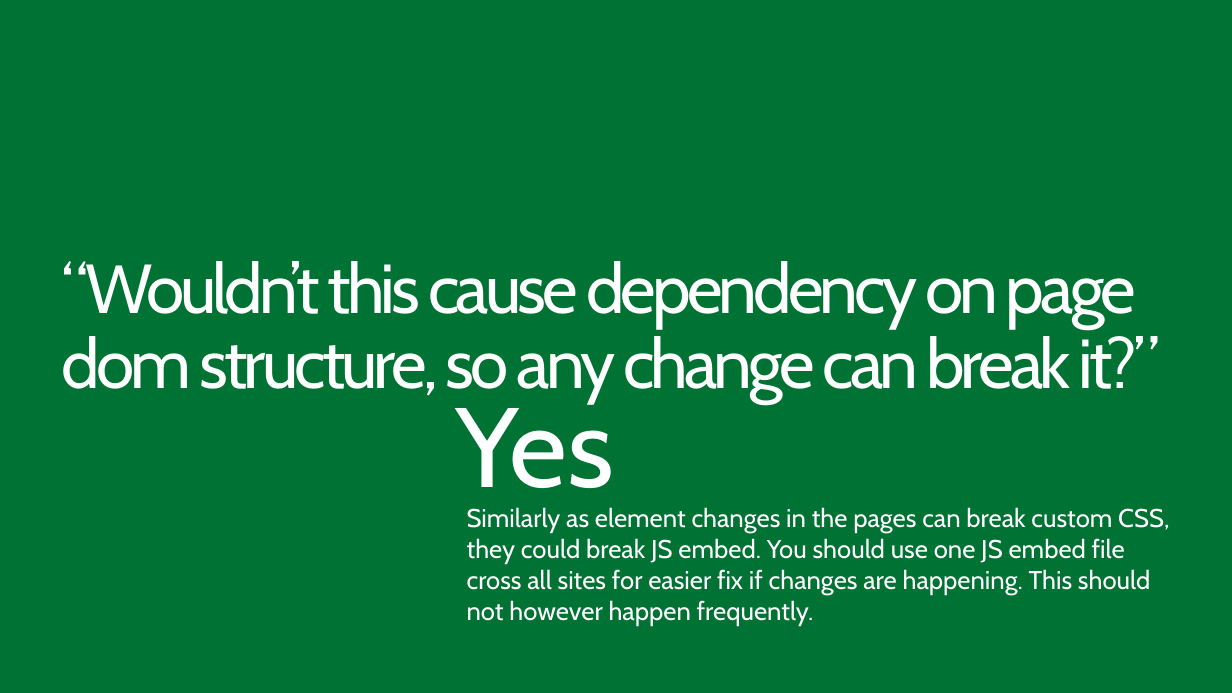
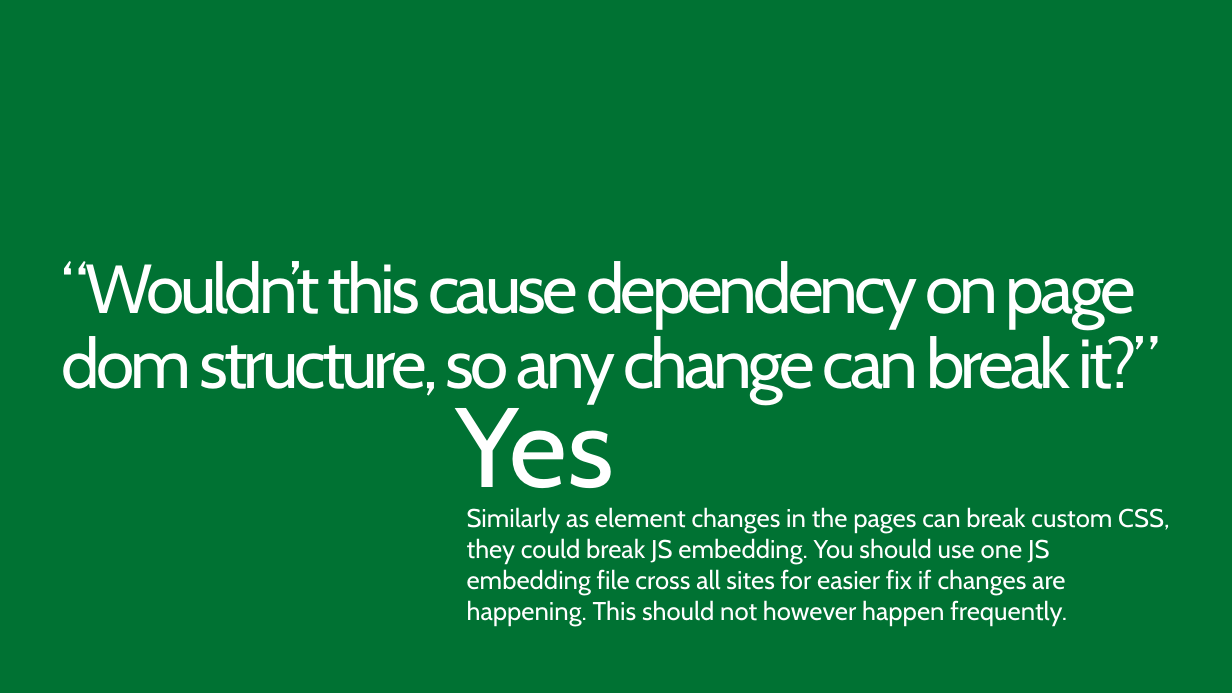
Before and after one commit to fabbbiob/TrainingContent, a slide deck: slide 15 of O3658/02 Managing site settings using app model/2_SiteManagement.pptx. Drawn at 1232x693 pixels with LibreOffice and Linux fonts; fonts in the diff are those of the drawing; background and template pictures are left out. Boxes give left, top, right and bottom in pixels: in the first picture for what was removed or moved away, otherwise in the second. Text is boxed around its words. In the diff, an @@ line names an element or a change of style, - is before the commit and + after.

```diff
--- a/O3658/02 Managing site settings using app model/2_SiteManagement.pptx
+++ b/O3658/02 Managing site settings using app model/2_SiteManagement.pptx
@@ text at [467, 507, 1169, 626]: text changed @@
-Similarly as element changes in the pages can break custom CSS, they could break JS embed. You should use one JS embed file cross all sites for easier fix if changes are happening. This should not however happen frequently.
+Similarly as element changes in the pages can break custom CSS, they could break JS embedding. You should use one JS embedding file cross all sites for easier fix if changes are happening. This should not however happen frequently.
```
Also in this commit, not shown: 15 other slides changed, 1 slide added, 1 slide removed, 1 other file.
